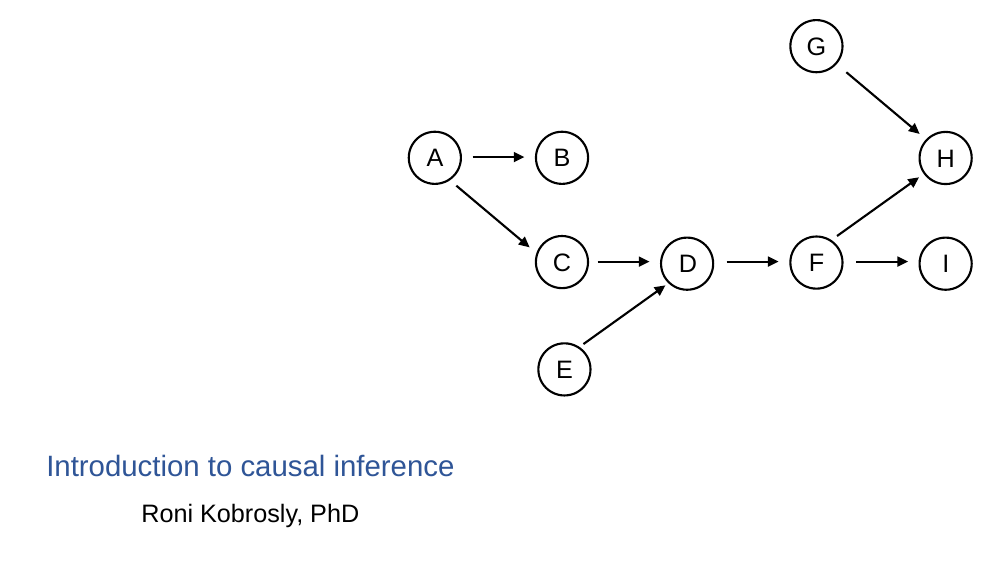
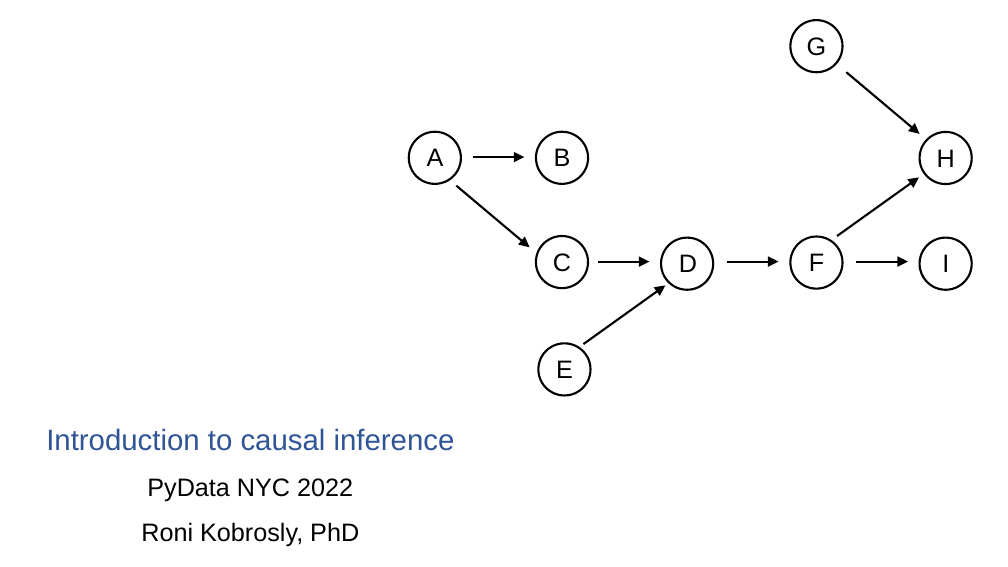
Before and after one commit to ronikobrosly/pydata_nyc_2022, a slide deck: slide 1 of slides/tutorial_slides.pptx. Drawn at 1008x567 pixels with LibreOffice and Linux fonts; fonts in the diff are those of the drawing. Boxes give left, top, right and bottom in pixels: in the first picture for what was removed or moved away, otherwise in the second. Text is boxed around its words. In the diff, an @@ line names an element or a change of style, - is before the commit and + after.

```diff
--- a/slides/tutorial_slides.pptx
+++ b/slides/tutorial_slides.pptx
@@ title at (46, 428, 455, 547): text changed @@
-Introduction to causal inference
-Roni Kobrosly, PhD
+Introduction to causal inference
+PyData NYC 2022
+Roni Kobrosly, PhD
```
Also in this commit, not shown: 3 other slides changed, 13 slides added, 4 slides removed, 6 other files.
